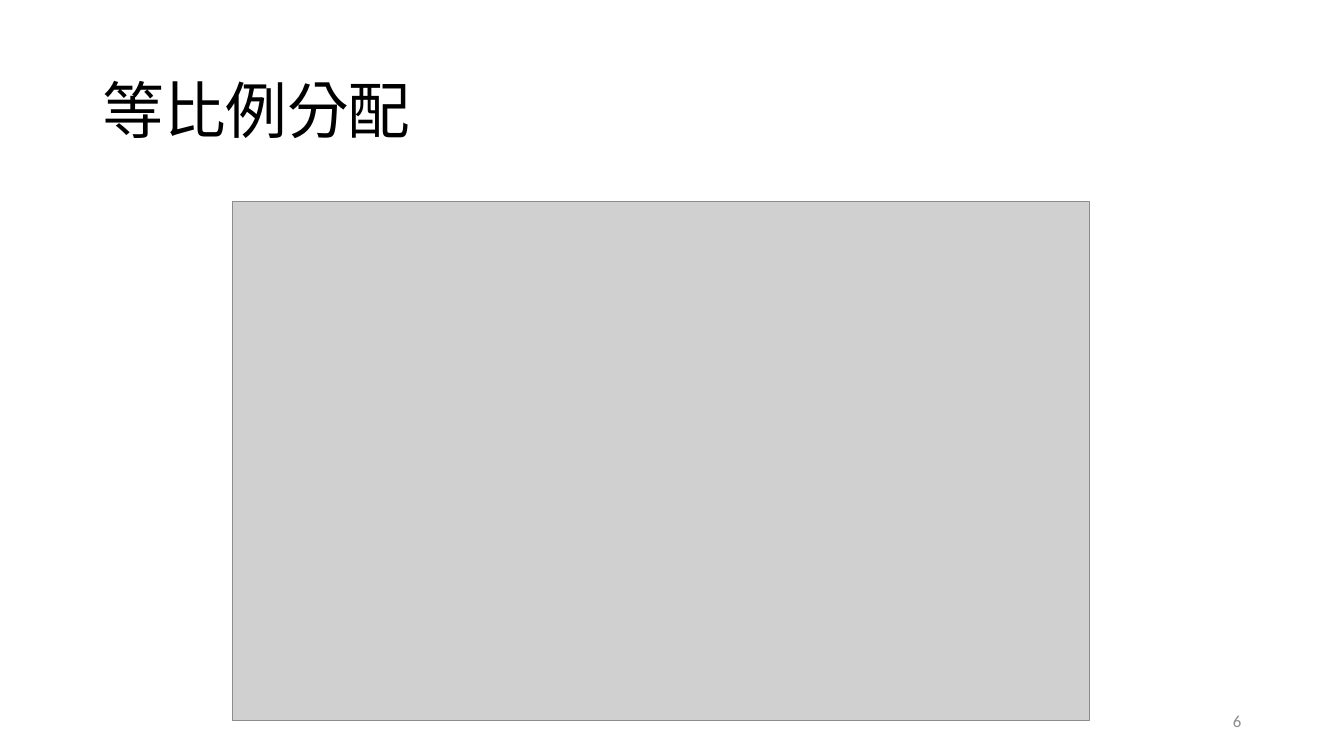
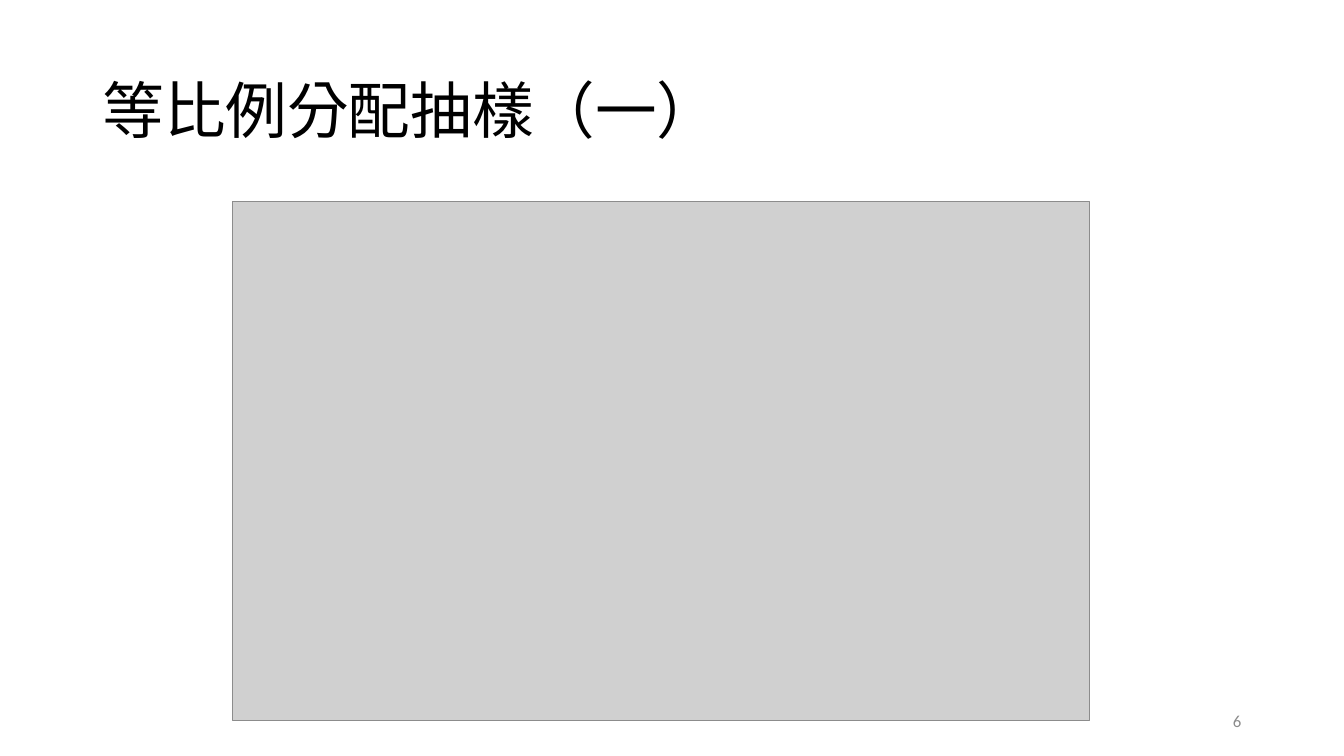
Before and after one commit to TsaiChiahung/PublicOpinion2026, a slide deck: slide 6 of 投影片/民意與調查Week5.pptx. Drawn at 1344x756 pixels with LibreOffice and Linux fonts; fonts in the diff are those of the drawing; grey boxes stand for pictures. Boxes give left, top, right and bottom in pixels: in the first picture for what was removed or moved away, otherwise in the second. Text is boxed around its words. In the diff, an @@ line names an element or a change of style, - is before the commit and + after.

```diff
--- a/投影片/民意與調查Week5.pptx
+++ b/投影片/民意與調查Week5.pptx
@@ title at bbox=[102, 80, 718, 139]: text changed @@
-等比例分配
+等比例分配抽樣（一）
```
Also in this commit, not shown: 1 other slide changed, 2 slides added.
